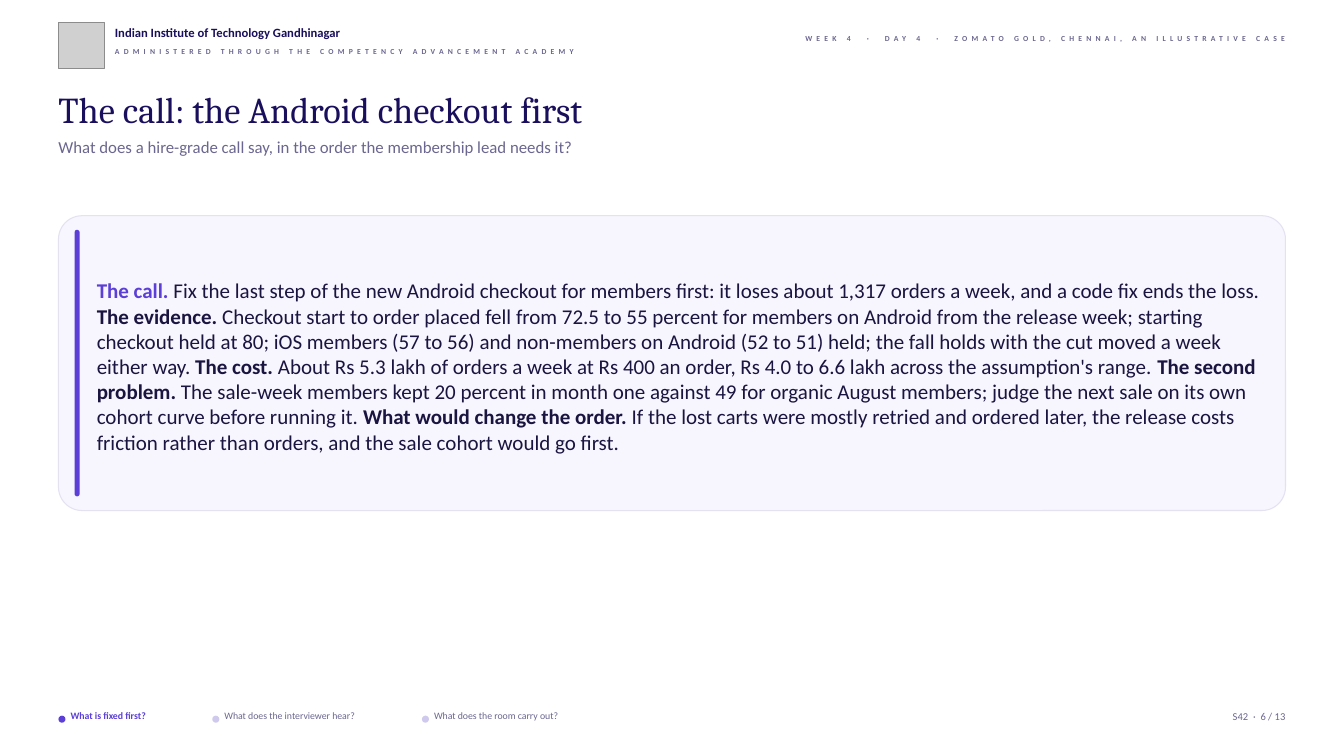
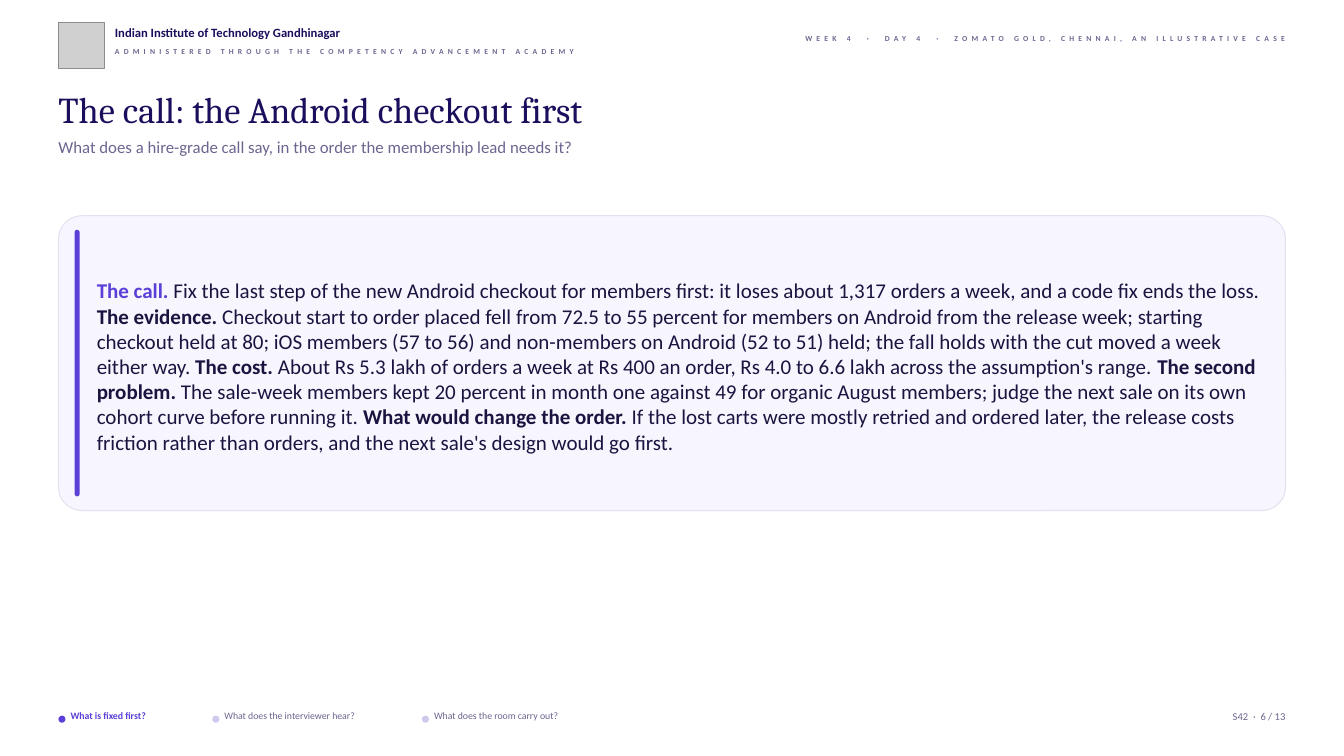
Before and after one commit to fde-academy-lab/c2-content-factory, a slide deck: slide 6 of content/W04/D4/slides/C2_W04_D04_half2_STUDENT.pptx. Drawn at 1344x756 pixels with LibreOffice and Linux fonts; fonts in the diff are those of the drawing; grey boxes stand for pictures; background and template pictures are left out. Boxes give left, top, right and bottom in pixels: in the first picture for what was removed or moved away, otherwise in the second. Text is boxed around its words. In the diff, an @@ line names an element or a change of style, - is before the commit and + after.

```diff
--- a/content/W04/D4/slides/C2_W04_D04_half2_STUDENT.pptx
+++ b/content/W04/D4/slides/C2_W04_D04_half2_STUDENT.pptx
@@ text at box(97, 283, 1259, 454): text changed @@
-The call. Fix the last step of the new Android checkout for members first: it loses about 1,317 orders a week, and a code fix ends the loss. The evidence. Checkout start to order placed fell from 72.5 to 55 percent for members on Android from the release week; starting checkout held at 80; iOS members (57 to 56) and non-members on Android (52 to 51) held; the fall holds with the cut moved a week either way. The cost. About Rs 5.3 lakh of orders a week at Rs 400 an order, Rs 4.0 to 6.6 lakh across the assumption's range. The second problem. The sale-week members kept 20 percent in month one against 49 for organic August members; judge the next sale on its own cohort curve before running it. What would change the order. If the lost carts were mostly retried and ordered later, the release costs friction rather than orders, and the sale cohort would go first.
+The call. Fix the last step of the new Android checkout for members first: it loses about 1,317 orders a week, and a code fix ends the loss. The evidence. Checkout start to order placed fell from 72.5 to 55 percent for members on Android from the release week; starting checkout held at 80; iOS members (57 to 56) and non-members on Android (52 to 51) held; the fall holds with the cut moved a week either way. The cost. About Rs 5.3 lakh of orders a week at Rs 400 an order, Rs 4.0 to 6.6 lakh across the assumption's range. The second problem. The sale-week members kept 20 percent in month one against 49 for organic August members; judge the next sale on its own cohort curve before running it. What would change the order. If the lost carts were mostly retried and ordered later, the release costs friction rather than orders, and the next sale's design would go first.
```
Also in this commit, not shown: 3 other slides changed, 36 other files.
